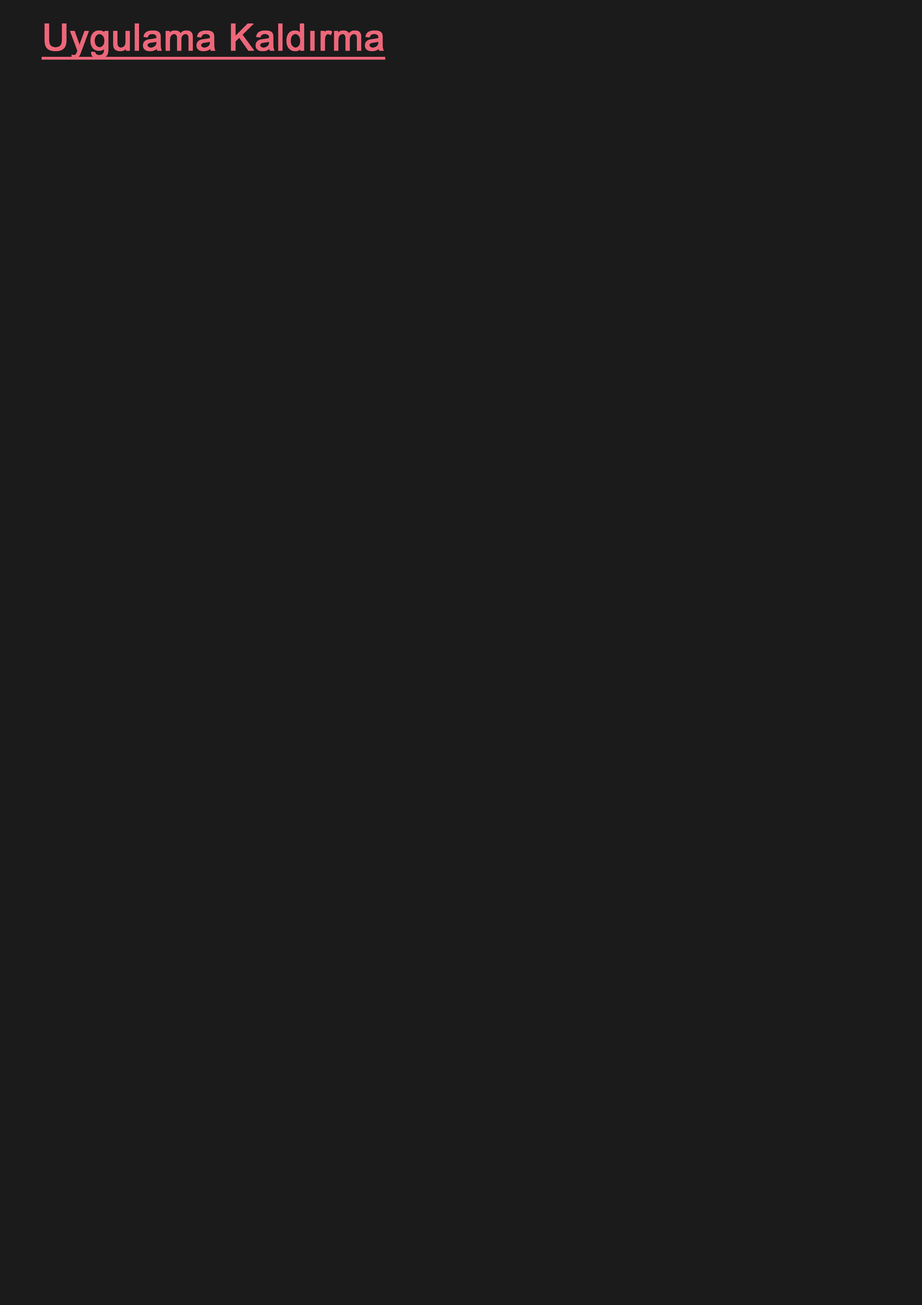
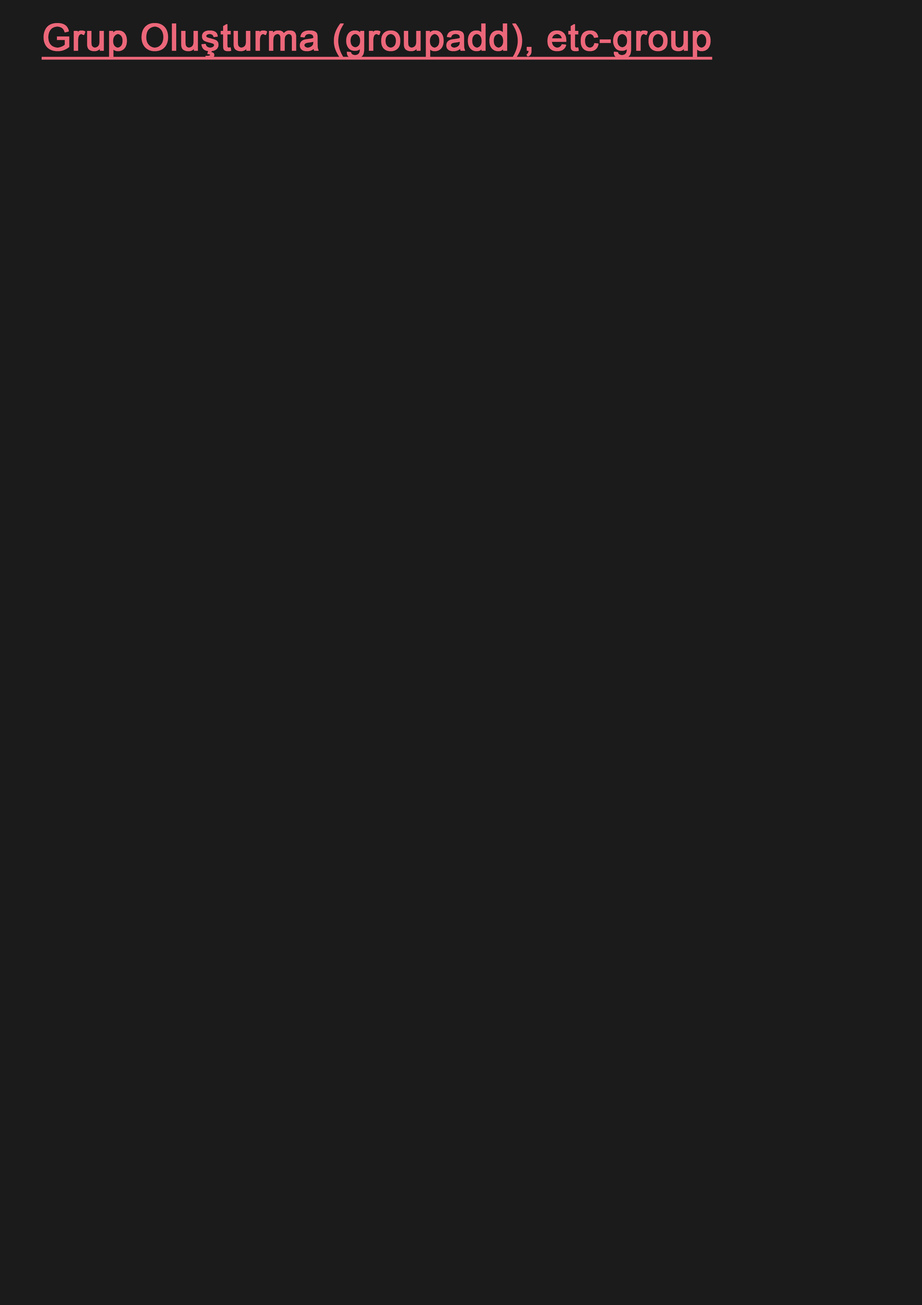
The second 922×1305 image is a revision of the first. Changes to its layers:
renamed "Uygulama Kaldırma" to "Grup Oluşturma (groupadd), etc-group", painted on it over [43, 23, 713, 60]
